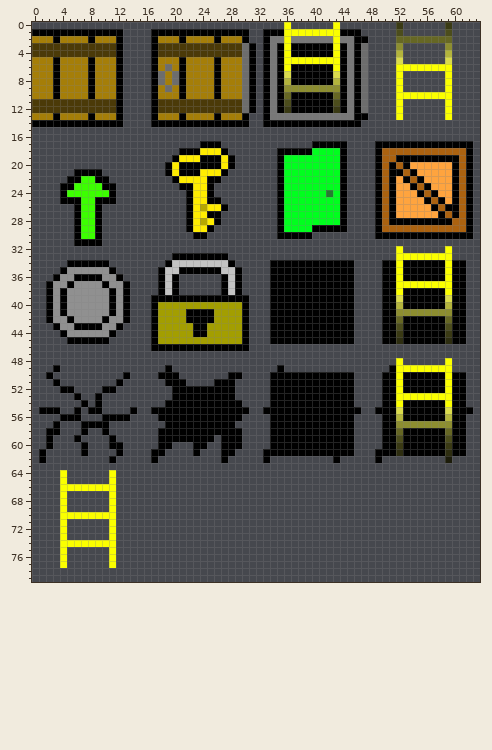
A sprite sheet gets an edit: Art/newItems_v2.png. Above: the version before the commit.
The file is 64x80 pixels.
New version:
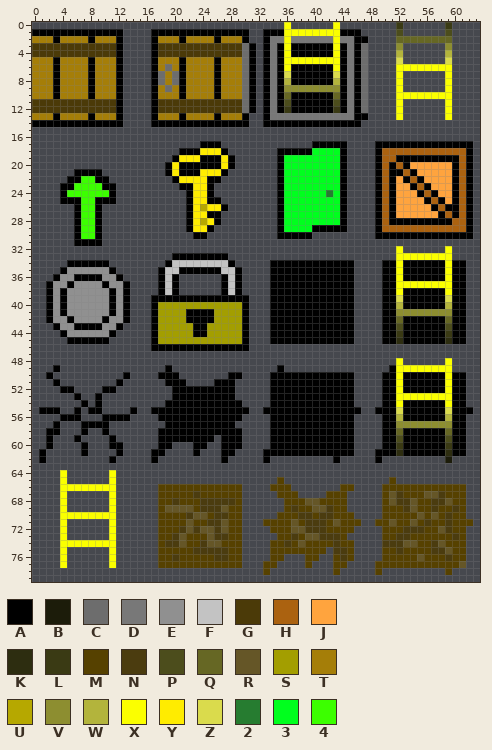
Palette (. is transparent): A #000000  B #1c1c0a  C #6d6d6d  D #787878  E #909090  F #c3c3c3  G #4b3a08  H #ab6210  J #ffa43e  K #2d2d10  L #3a3a14  M #564100  N #4b3c0f  P #4c4d1c  Q #666724  R #655627  S #a39e00  T #a57e08  U #b6a800  V #8d8e30  W #b3b43c  X #fbff00  Y #ffec00  Z #dadb4c  2 #267c30  3 #00ff1e  4 #3cff00
Diff:
@@ x 0..63 @@
 64 ....X......X....................................................
-65 ....X......X....................................................
-66 ....XXXXXXXX....................................................
-67 ....X......X....................................................
-68 ....X......X....................................................
-69 ....X......X....................................................
-70 ....XXXXXXXX....................................................
-71 ....X......X....................................................
-72 ....X......X....................................................
-73 ....X......X....................................................
-74 ....XXXXXXXX....................................................
-75 ....X......X....................................................
-76 ....X......X....................................................
-77 ....X......X....................................................
-78 ................................................................
+65 ....X......X.......................M...............M............
+66 ....XXXXXXXX......MMMMMMMMMMMM....MMM.......MM....MMMMMMMMMMMM..
+67 ....X......X......MMMMMNMMMMMM.....MMM....MMM.....MRNMMMRRNMMM..
+68 ....X......X......MMNMMMNNNNNM......MMMRRMMMM.....MRNNRMMNNRMM..
+69 ....X......X......MRRRRMNNNRMM......MNMMRRNMM.....MMMNRMMNMMNM..
+70 ....XXXXXXXX......MMMMNRRMNNMM.....MMMNNMNNMMM....MMMMMRMRMNMM..
+71 ....X......X......MMMMRMMNNRMM...MMMMRMNNNMRMMM..MMRMMRMNMMNMMM.
+72 ....X......X......MMMNRNRRNRMM....MMMRRNNNMMMM....MMMNNNMMRNMM..
+73 ....X......X......MMNRMMMRNNMM.....MMNMRRNNNM.....MMNNMMMMMMNM..
+74 ....XXXXXXXX......MNNRMMNRRMMM....MMNMRMMMMNMM....NNNRRMMNRMMM..
+75 ....X......X......MMMMMNNNNNMM....MMMMMMMM.NNM....MMNMMMMNNRMM..
+76 ....X......X......MMNMMMMMNNMM....MM...MM..MNM....MMMMMRMMMNMM..
+77 ....X......X......MMMMMMMMMMMM...MM....M...MM....MMMMMMMMMMMMR..
+78 .................................M.........M.....M.........M....
 79 ................................................................
Pixel boxes of the changes (left, top, right, bottom) in both pictures:
added: (263, 477, 473, 575)
added: (158, 484, 242, 568)
